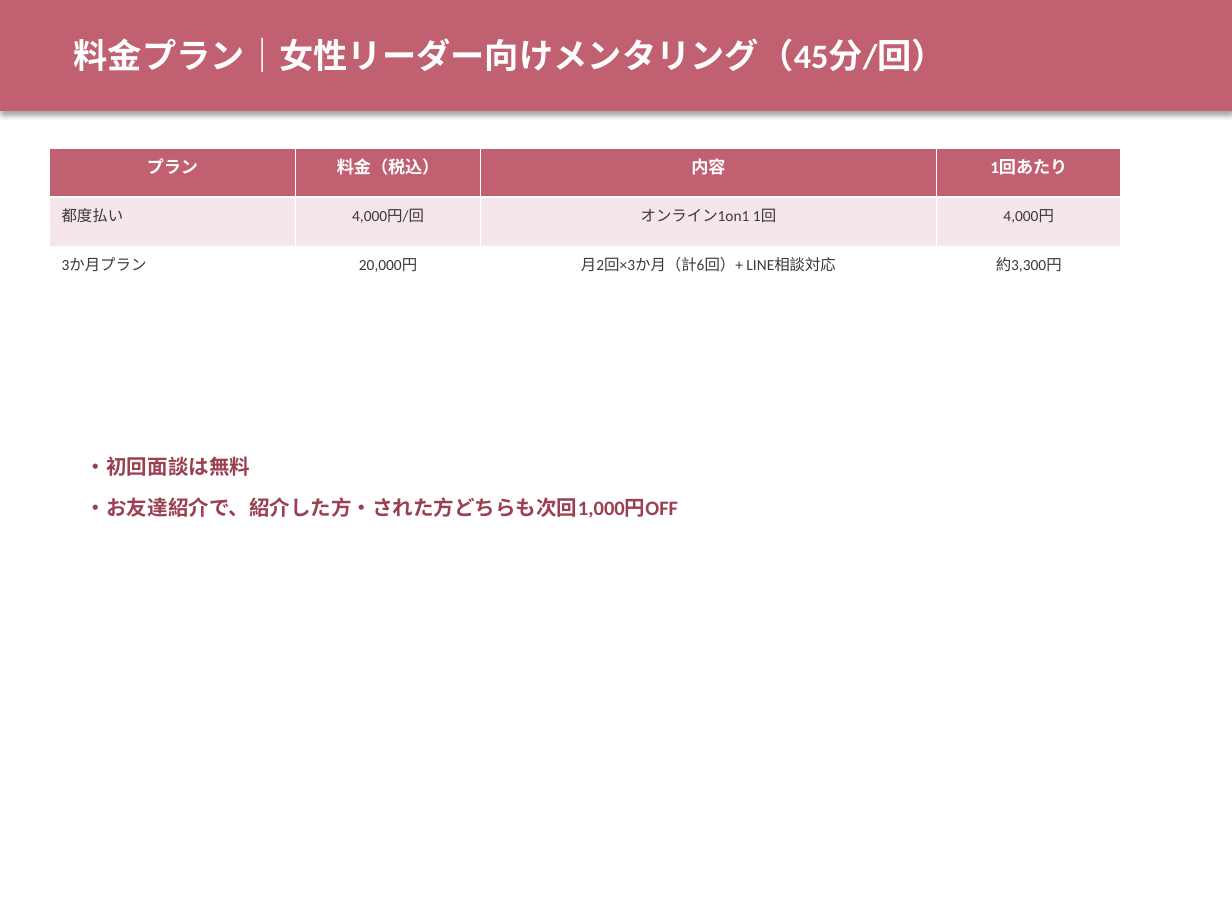
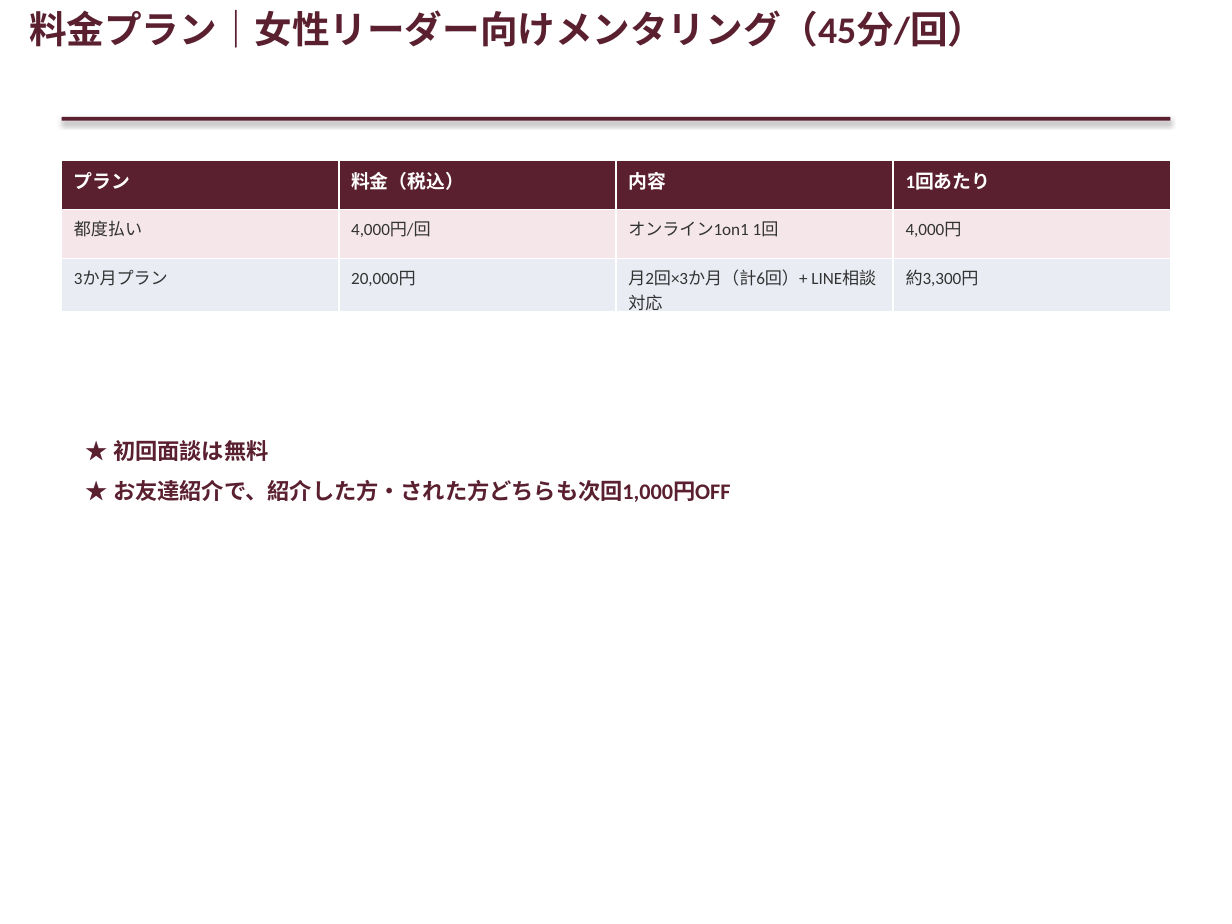
Before and after one commit to mai-san447/hanasaku-career, a slide deck: slide 6 of docs/hanasaku_service_overview.pptx. Drawn at 1232x924 pixels with LibreOffice and Linux fonts; fonts in the diff are those of the drawing. Boxes give left, top, right and bottom in pixels: in the first picture for what was removed or moved away, otherwise in the second. Text is boxed around its words. In the diff, an @@ line names an element or a change of style, - is before the commit and + after.

```diff
--- a/docs/hanasaku_service_overview.pptx
+++ b/docs/hanasaku_service_overview.pptx
@@ text "料金プラン｜女性リーダー向けメンタリング（45分/回）": place and size @@
-text "料金プラン｜女性リーダー向けメンタリング（45分/回）" at bbox=[74, 38, 946, 72]
+text "料金プラン｜女性リーダー向けメンタリング（45分/回）" at bbox=[29, 10, 985, 48]
@@ text "料金プラン｜女性リーダー向けメンタリング（45分/回）" at bbox=[29, 10, 985, 48]: size 20 to 22 pt, text colour #FFFFFF to #5A2030; line spacing 30pt to 1 @@
@@ rectangle: place and size @@
-rectangle at bbox=[0, 0, 1232, 111]
+rectangle at bbox=[62, 117, 1170, 121]
@@ rectangle at bbox=[62, 117, 1170, 121]: fill #C06070 to #5A2030 @@
@@ table at bbox=[62, 160, 1170, 308] @@
@@ fill #C06070 to #5A2030 in row 1 @@
@@ fill #FFFFFF to #E9EDF4 in row 3 @@
@@ size 10 to 11 pt in "プラン", "料金（税込）", "内容", "1回あたり" @@
@@ size 9 to 10 pt, text colour #3A3A3A to #333333 in "都度払い", "4,000円/回", "オンライン1on1 1回", "4,000円" and 4 more places @@
@@ alignment centre to left @@
@@ table: place and size @@
-table at bbox=[49, 148, 1121, 296]
+table at bbox=[62, 160, 1170, 308]
@@ text at bbox=[113, 440, 730, 502]: text changed; size 12 to 13 pt; text colour #9A4050 to #5A2030 @@
-・初回面談は無料
-・お友達紹介で、紹介した方・された方どちらも次回1,000円OFF
+★ 初回面談は無料
+★ お友達紹介で、紹介した方・された方どちらも次回1,000円OFF
```
Also in this commit, not shown: 9 other slides changed, 1 other file.
